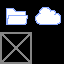
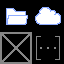
Revision of a layered 64×64 image; what changed, layer by layer:
painted on "icons" over [36,36,60,60]
